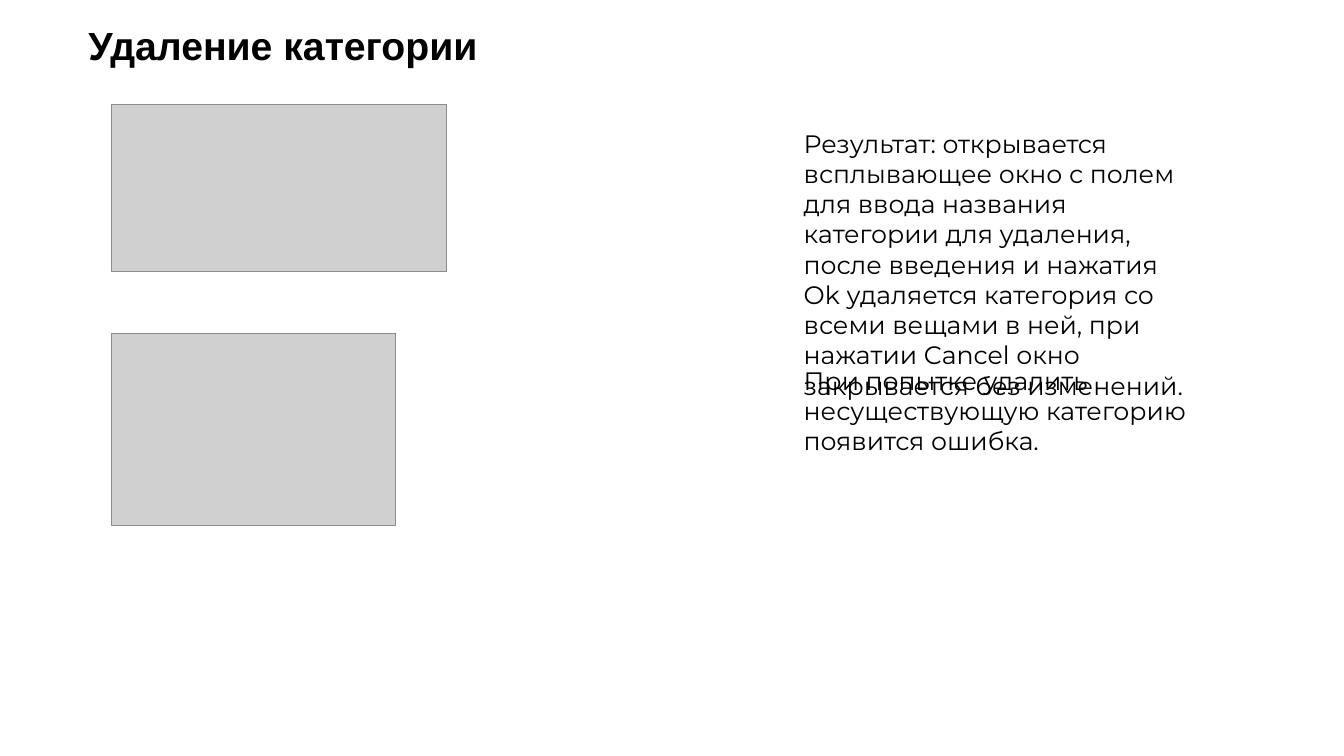
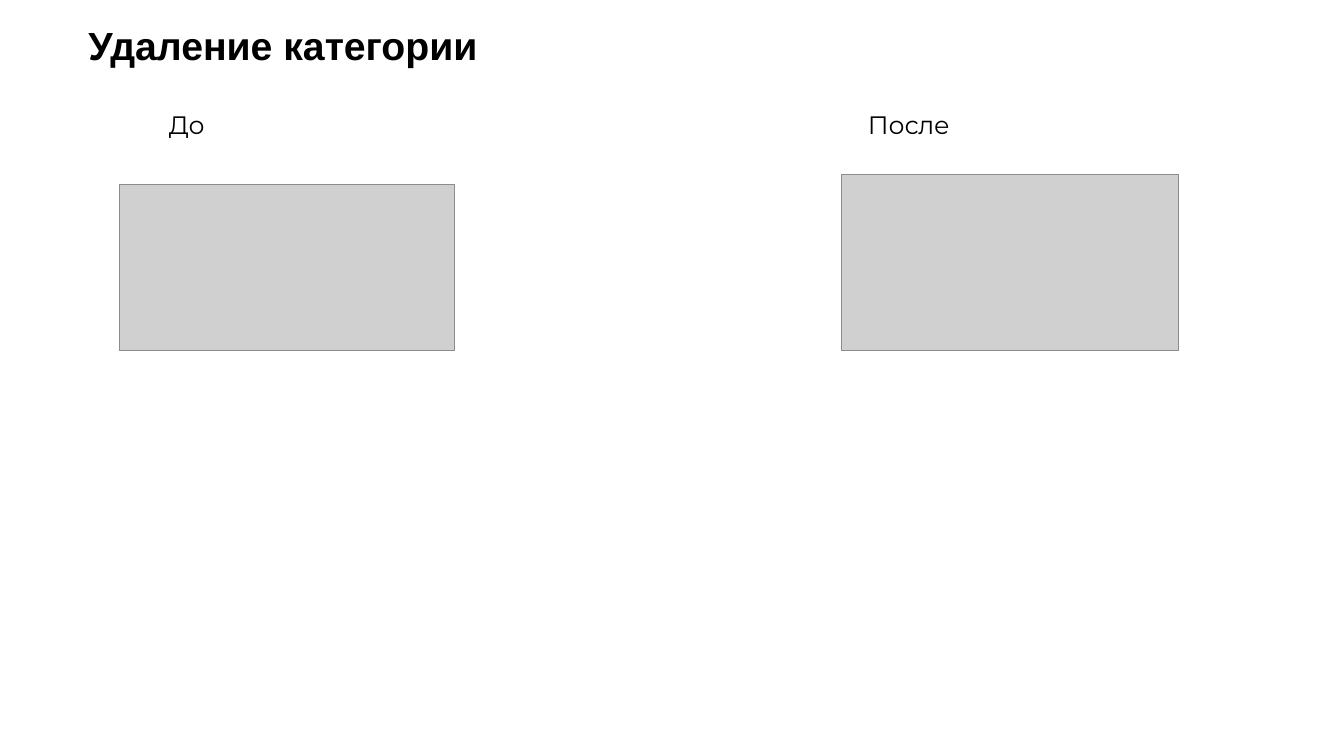
Before and after one commit to Samira13456/project3, a slide deck: slide 11 of pr3.pptx. Drawn at 1344x756 pixels with LibreOffice and Linux fonts; fonts in the diff are those of the drawing; grey boxes stand for pictures; background and template pictures are left out. Boxes give left, top, right and bottom in pixels: in the first picture for what was removed or moved away, otherwise in the second. Text is boxed around its words. In the diff, an @@ line names an element or a change of style, - is before the commit and + after.

```diff
--- a/pr3.pptx
+++ b/pr3.pptx
@@ text added at [169, 116, 205, 138], 18 pt, text #000000 @@
+До
@@ text added at [868, 116, 950, 134], 18 pt, text #000000 @@
+После
@@ text removed at [804, 135, 1183, 400] @@
-Результат: открывается всплывающее окно с полем для ввода названия категории для удаления, после введения и нажатия Ok удаляется категория со всеми вещами в ней, при нажатии Cancel окно закрывается без изменений.
@@ picture added at [842, 174, 1179, 351] @@
@@ picture: place and size @@
-picture at [111, 105, 446, 272]
+picture at [119, 185, 454, 352]
@@ picture removed at [111, 334, 395, 526] @@
@@ text removed at [804, 372, 1186, 450] @@
-При попытке удалить несуществующую категорию появится ошибка.
```
Also in this commit, not shown: 7 other slides changed, 3 slides added, 2 slides removed.
